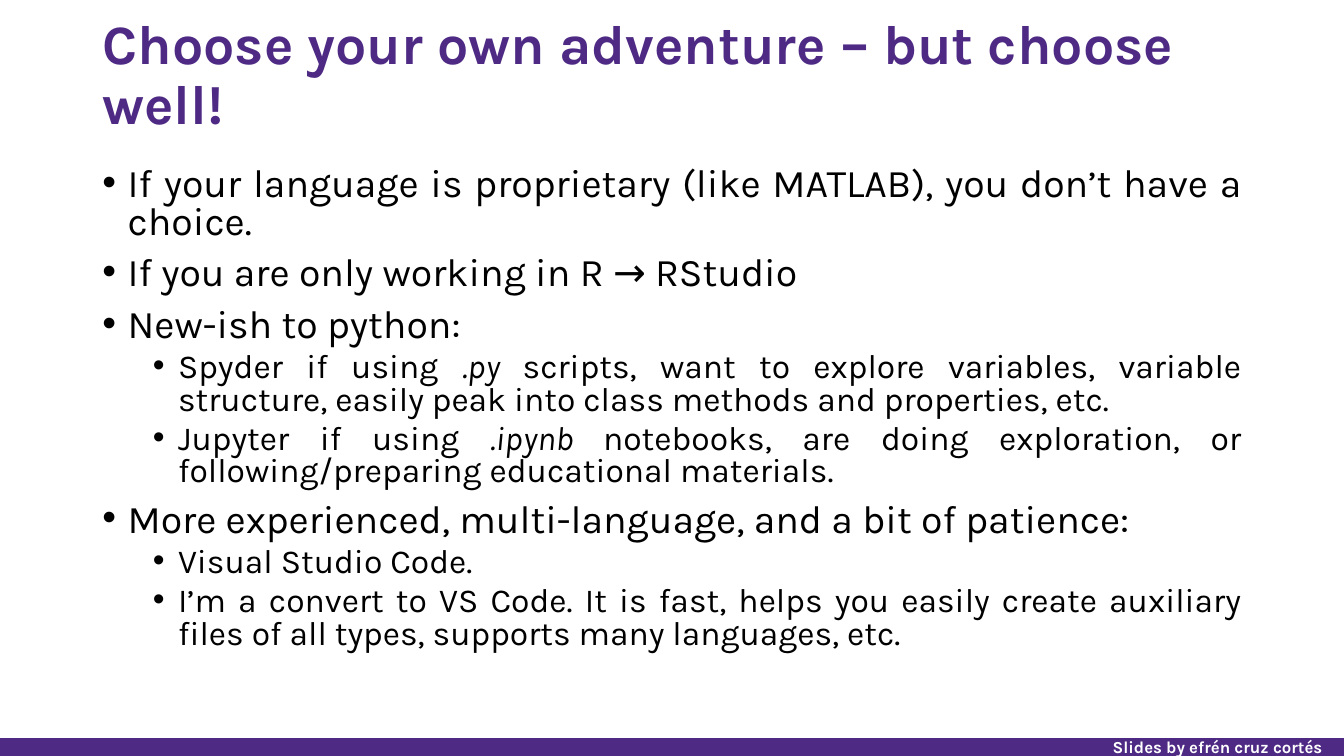
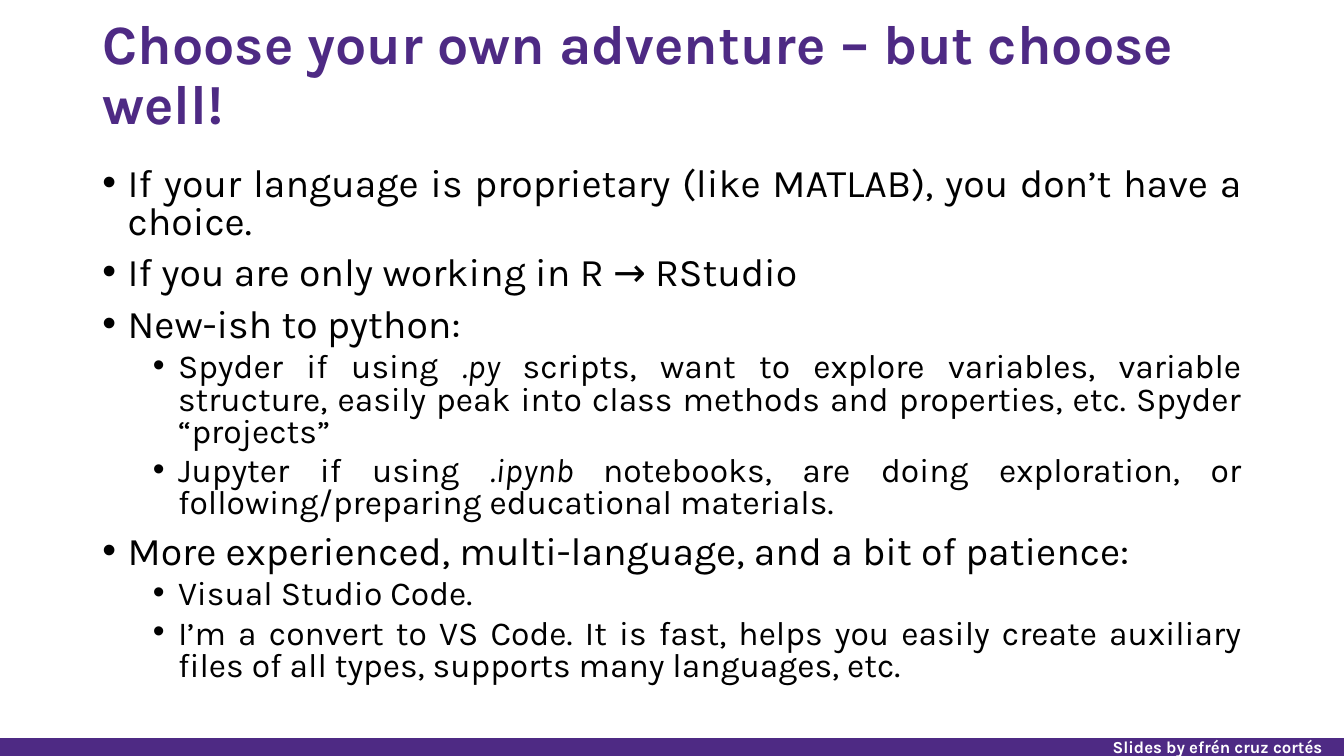
Before and after one commit to nuitrcs/researchers_guide_to_code_organization, a slide deck: slide 84 of researchers_guide_to_code_organization_day_1.pptx (slide 83 before the commit). Drawn at 1344x756 pixels with LibreOffice and Linux fonts; fonts in the diff are those of the drawing. Boxes give left, top, right and bottom in pixels: in the first picture for what was removed or moved away, otherwise in the second. Text is boxed around its words. In the diff, an @@ line names an element or a change of style, - is before the commit and + after.

```diff
--- a/researchers_guide_to_code_organization_day_1.pptx
+++ b/researchers_guide_to_code_organization_day_1.pptx
@@ text at [178, 355, 1242, 452]: text changed @@
-  • Spyder if using .py scripts, want to explore variables, variable structure, easily peak into class methods and properties, etc.
+  • Spyder if using .py scripts, want to explore variables, variable structure, easily peak into class methods and properties, etc. Spyder “projects”
```
Also in this commit, not shown: 2 other slides changed, 3 slides added, 4 other files.
